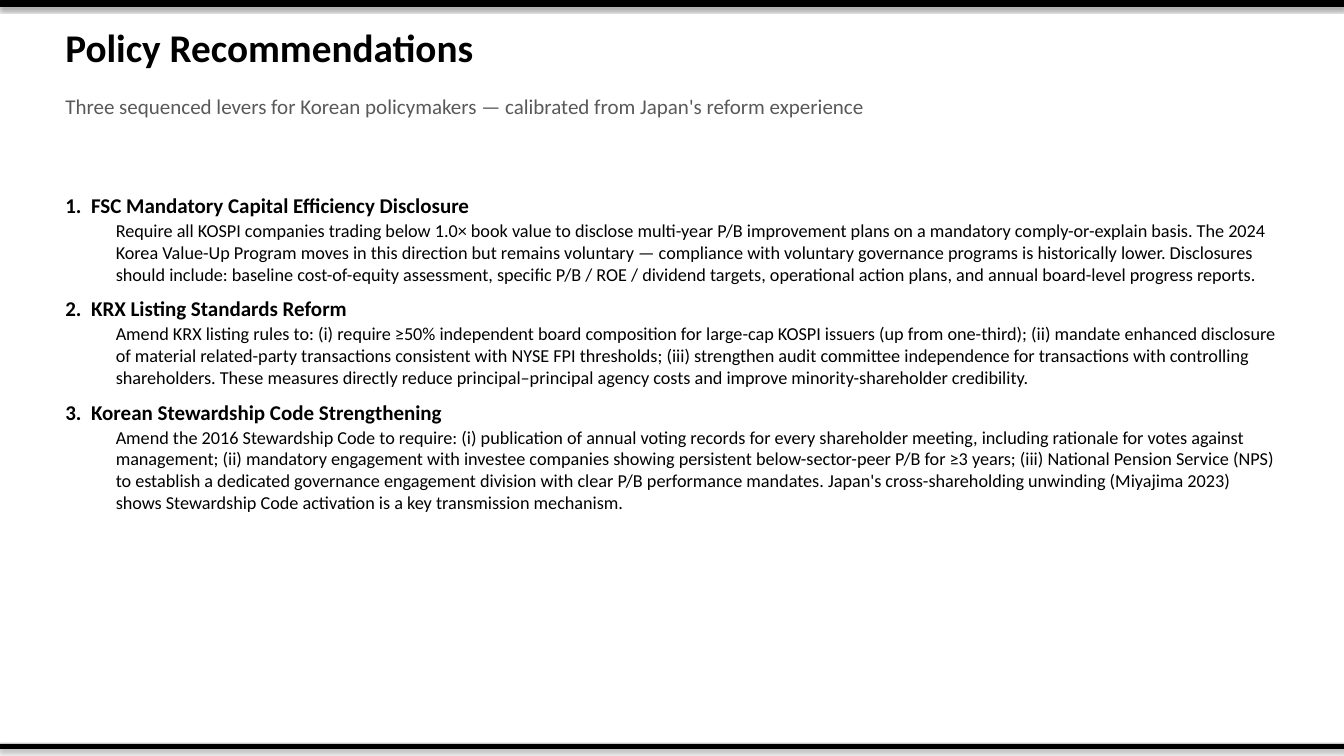
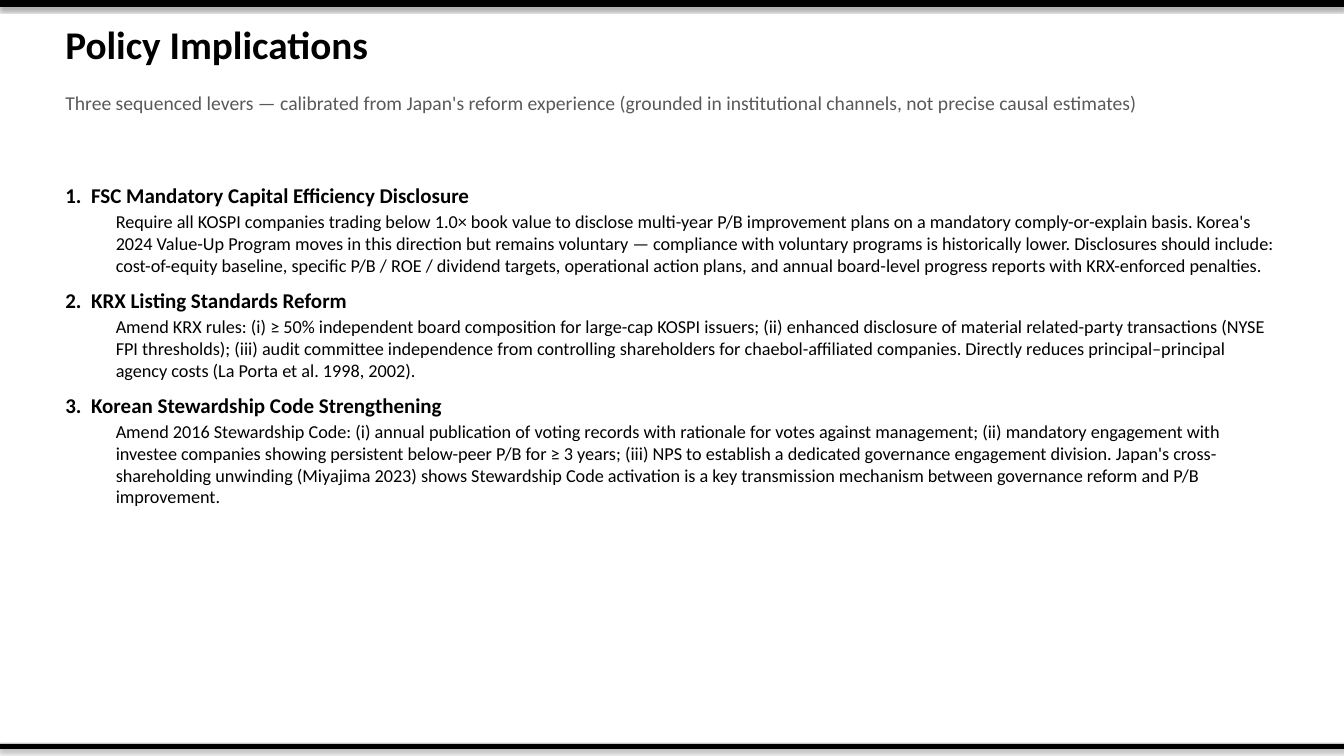
Before and after one commit to dandan002/kor-discount, a slide deck: slide 22 of output/korea_discount_slides.pptx (slide 9 before the commit). Drawn at 1344x756 pixels with LibreOffice and Linux fonts; fonts in the diff are those of the drawing. Boxes give left, top, right and bottom in pixels: in the first picture for what was removed or moved away, otherwise in the second. Text is boxed around its words. In the diff, an @@ line names an element or a change of style, - is before the commit and + after.

Commit message:
Slides

```diff
--- a/output/korea_discount_slides.pptx
+++ b/output/korea_discount_slides.pptx
@@ text at (x1=65, y1=31, x2=368, y2=65): text changed @@
-Policy Recommendations
+Policy Implications
@@ text at (x1=65, y1=96, x2=1136, y2=114): text changed; size 15 to 14 pt @@
-Three sequenced levers for Korean policymakers — calibrated from Japan's reform experience
+Three sequenced levers — calibrated from Japan's reform experience (grounded in institutional channels, not precise causal estimates)
@@ text "1. FSC Mandatory Capital Efficiency ..." moved from (x1=65, y1=198, x2=1275, y2=512) to (x1=65, y1=188, x2=1274, y2=506) @@
@@ text at (x1=116, y1=215, x2=1274, y2=275): text changed @@
-  Require all KOSPI companies trading below 1.0× book value to disclose multi-year P/B improvement plans on a mandatory comply-or-explain basis. The 2024 Korea Value-Up Program moves in this direction but remains voluntary — compliance with voluntary governance programs is historically lower. Disclosures should include: baseline cost-of-equity assessment, specific P/B / ROE / dividend targets, operational action plans, and annual board-level progress reports.
+  Require all KOSPI companies trading below 1.0× book value to disclose multi-year P/B improvement plans on a mandatory comply-or-explain basis. Korea's 2024 Value-Up Program moves in this direction but remains voluntary — compliance with voluntary programs is historically lower. Disclosures should include: cost-of-equity baseline, specific P/B / ROE / dividend targets, operational action plans, and annual board-level progress reports with KRX-enforced penalties.
@@ text at (x1=116, y1=320, x2=1264, y2=380): text changed @@
-  Amend KRX listing rules to: (i) require ≥50% independent board composition for large-cap KOSPI issuers (up from one-third); (ii) mandate enhanced disclosure of material related-party transactions consistent with NYSE FPI thresholds; (iii) strengthen audit committee independence for transactions with controlling shareholders. These measures directly reduce principal–principal agency costs and improve minority-shareholder credibility.
+  Amend KRX rules: (i) ≥ 50% independent board composition for large-cap KOSPI issuers; (ii) enhanced disclosure of material related-party transactions (NYSE FPI thresholds); (iii) audit committee independence from controlling shareholders for chaebol-affiliated companies. Directly reduces principal–principal agency costs (La Porta et al. 1998, 2002).
@@ text at (x1=116, y1=425, x2=1220, y2=506): text changed @@
-  Amend the 2016 Stewardship Code to require: (i) publication of annual voting records for every shareholder meeting, including rationale for votes against management; (ii) mandatory engagement with investee companies showing persistent below-sector-peer P/B for ≥3 years; (iii) National Pension Service (NPS) to establish a dedicated governance engagement division with clear P/B performance mandates. Japan's cross-shareholding unwinding (Miyajima 2023) shows Stewardship Code activation is a key transmission mechanism.
+  Amend 2016 Stewardship Code: (i) annual publication of voting records with rationale for votes against management; (ii) mandatory engagement with investee companies showing persistent below-peer P/B for ≥ 3 years; (iii) NPS to establish a dedicated governance engagement division. Japan's cross-shareholding unwinding (Miyajima 2023) shows Stewardship Code activation is a key transmission mechanism between governance reform and P/B improvement.
```
Also in this commit, not shown: 7 other slides changed, 16 slides added, 3 slides removed, 6 other files.
